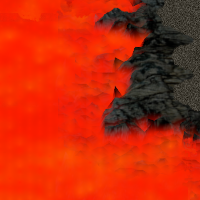
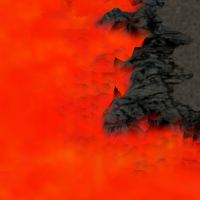
Layers edited between the first and the second 200x200 image:
painted on "Pasted Layer" over [0, 0, 200, 200]
painted on "New Layer" over [0, 0, 200, 200]
